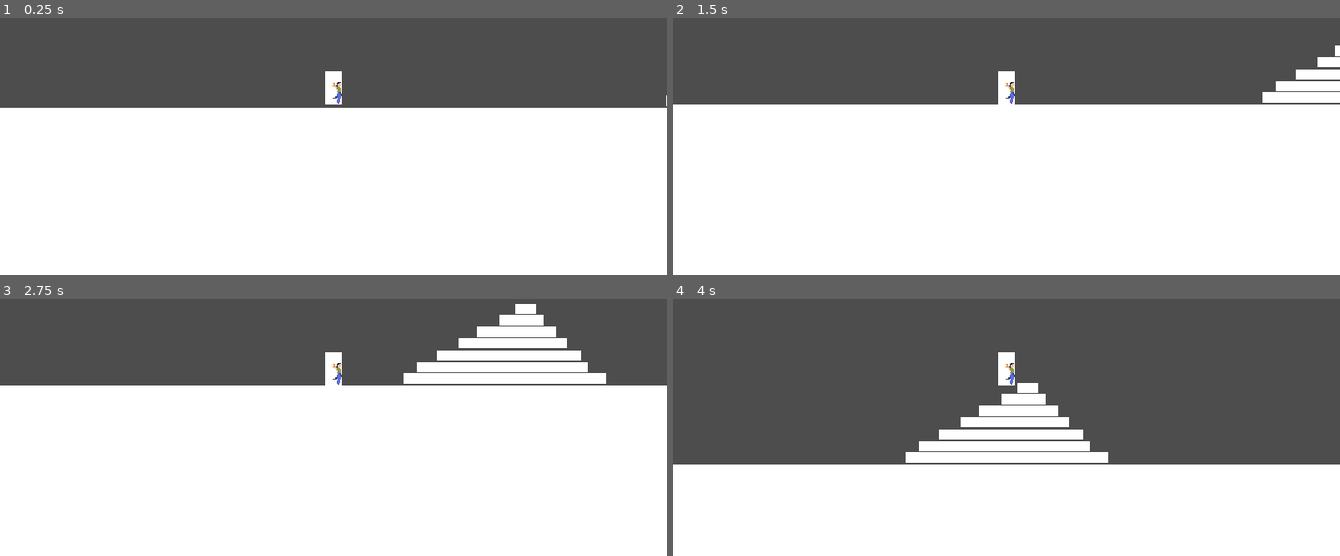
Above: before the commit, frames 1-4 (two rows, left to right).
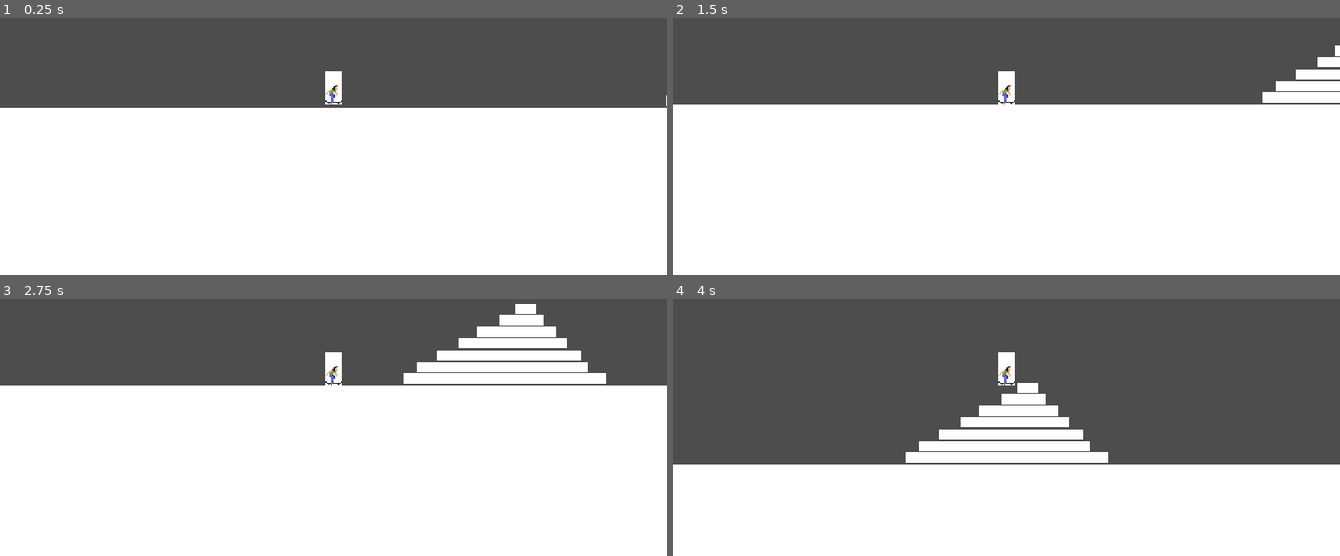
Above: after the commit, the same moments.

Repository: Minipeps/SpeedJam-8
Game: Godot game, scene res://2D/TestPlayerLevel.tscn
Same seed, same stepped clock (60 frames per second), same inputs: the game is played once before the commit and once after it. This scene is started directly instead of the project's main scene.
Inputs (mouse positions are in pixels of both pictures, inside the frame that each line leads up to):
- Up to frame 1 (0.25 s): no input
- Up to frame 2 (1.5 s): tap Enter (ui_accept) at 0.5, 0.77 s; move the mouse to (1153, 69) at 0.52 s; hold Right (player_move_right) 0.53-1.28 s; tap C (display_end_screen_lose) at 0.6 s; move the mouse to (873, 105) at 1.27 s; hold Down (player_move_down) from 1.28 s (still down); tap X (display_end_screen_win) at 1.35 s
- Up to frame 3 (2.75 s): tap Enter (ui_accept) at 1.52 s; move the mouse to (outside the picture) at 2.02 s; release Down (player_move_down) at 2.03 s; hold Right (player_move_right) from 2.03 s (still down); tap C (display_end_screen_lose) at 2.1 s
- Up to frame 4 (4 s): move the mouse to (973, 442) at 2.77 s; release Right (player_move_right) at 2.78 s; hold Up (player_move_up) 2.78-3.53 s; tap X (display_end_screen_win) at 2.85 s; tap Enter (ui_accept) at 3.02, 3.77 s; move the mouse to (1206, 424) at 3.52 s; hold Left (player_move_left) from 3.53 s (still down); tap C (display_end_screen_lose) at 3.6 s

The runs differ from the first frame. In frame 1, 0.1% of the frame differs, in the area x 48-52%, y 24-34%; in frame 2, 0.1%; in frame 3, 0.1%; in frame 4, 0.1%.

Commit message:
added animatedSprite2D to player.gd

Diff:
--- a/2D/Player/Player2D.tscn
+++ b/2D/Player/Player2D.tscn
@@ -206,4 +206,4 @@
 [node name="AnimatedSprite2D" type="AnimatedSprite2D" parent="."]
 texture_filter = 1
 sprite_frames = SubResource("SpriteFrames_glvm2")
-animation = &"death"
+animation = &"kick"
--- a/2D/Player/player2D.gd
+++ b/2D/Player/player2D.gd
@@ -6,6 +6,8 @@
 
 # Get the gravity from the project settings to be synced with RigidBody nodes.
 var gravity = ProjectSettings.get_setting("physics/2d/default_gravity")
+var animatedSprite : AnimatedSprite2D;
+
 
 enum State {
 	IDLE,
@@ -18,6 +20,7 @@
 
 # Called when the node enters the scene tree for the first time.
 func _ready() -> void:
+	animatedSprite = $AnimatedSprite2D
 	pass # Replace with function body.
 
 # Called every frame. 'delta' is the elapsed time since the previous frame.
